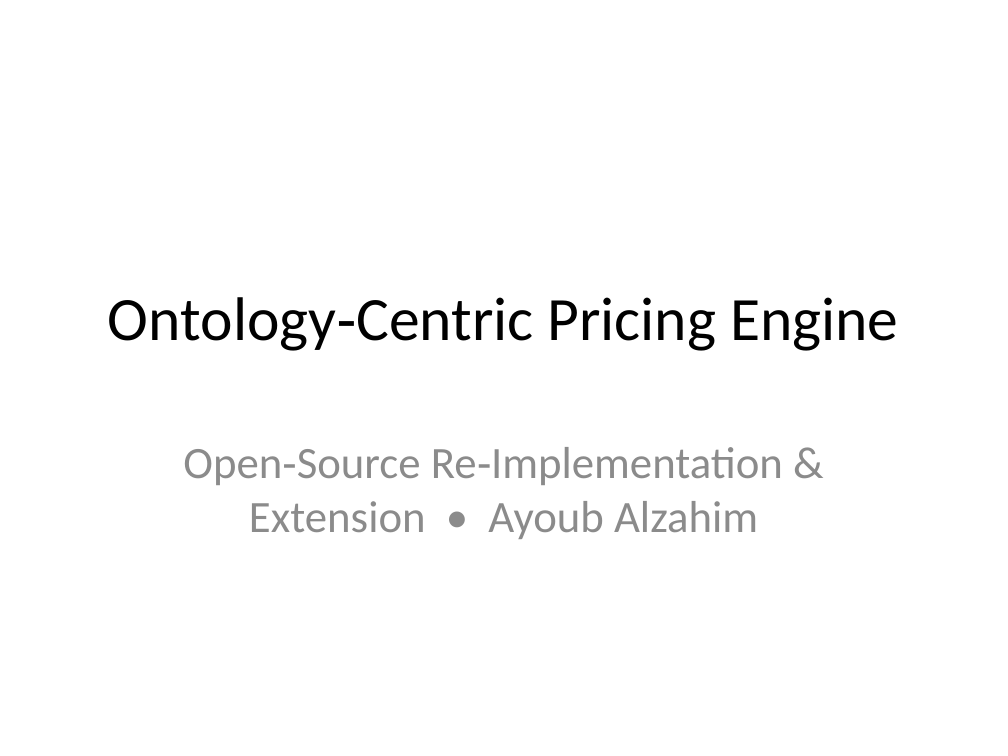
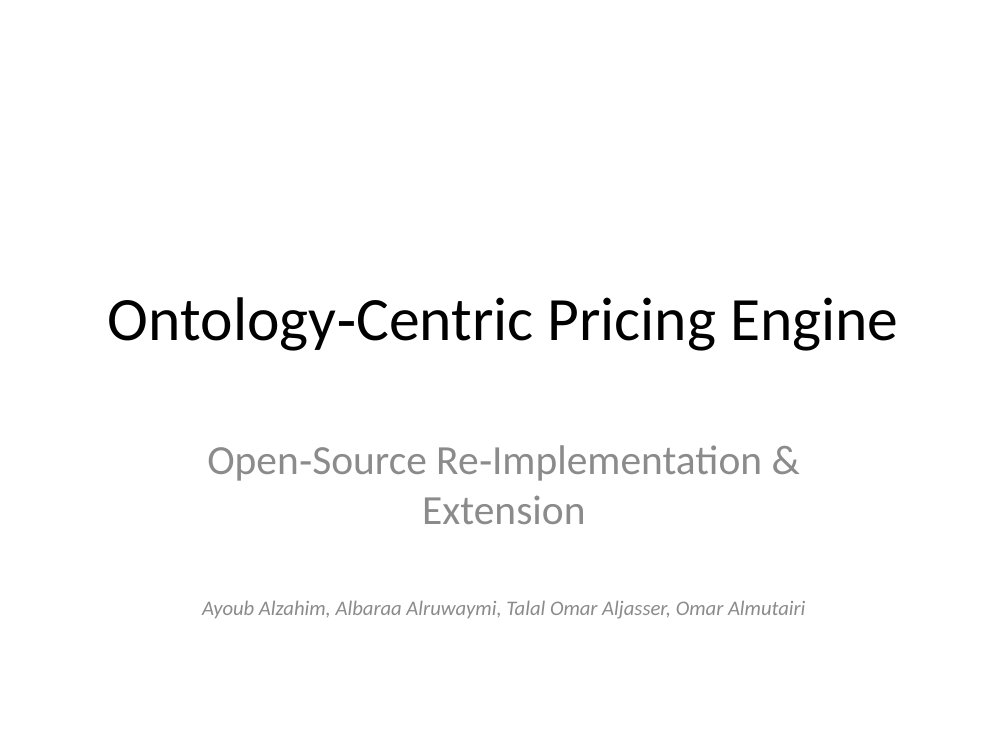
Before and after one commit to 0aub/open-flex-ticket-ontology, a slide deck: slide 1 of open_flex_ticket_ontology_slides.pptx. Drawn at 1008x756 pixels with LibreOffice and Linux fonts; fonts in the diff are those of the drawing. Boxes give left, top, right and bottom in pixels: in the first picture for what was removed or moved away, otherwise in the second. Text is boxed around its words. In the diff, an @@ line names an element or a change of style, - is before the commit and + after.

```diff
--- a/open_flex_ticket_ontology_slides.pptx
+++ b/open_flex_ticket_ontology_slides.pptx
@@ subtitle at (x1=202, y1=445, x2=805, y2=619): text changed; size 32 to 14.8 pt; italic on @@
-Open‑Source Re‑Implementation & Extension • Ayoub Alzahim
+Open‑Source Re‑Implementation & Extension
+Ayoub Alzahim, Albaraa Alruwaymi, Talal Omar Aljasser, Omar Almutairi
```
Also in this commit, not shown: 2 other files.
